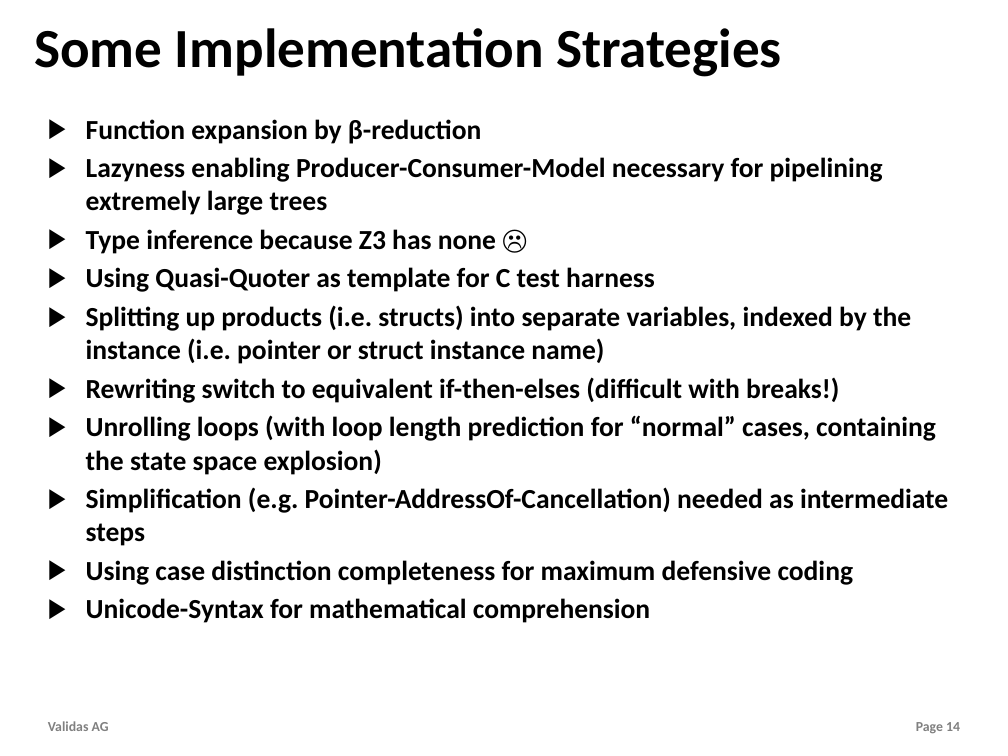
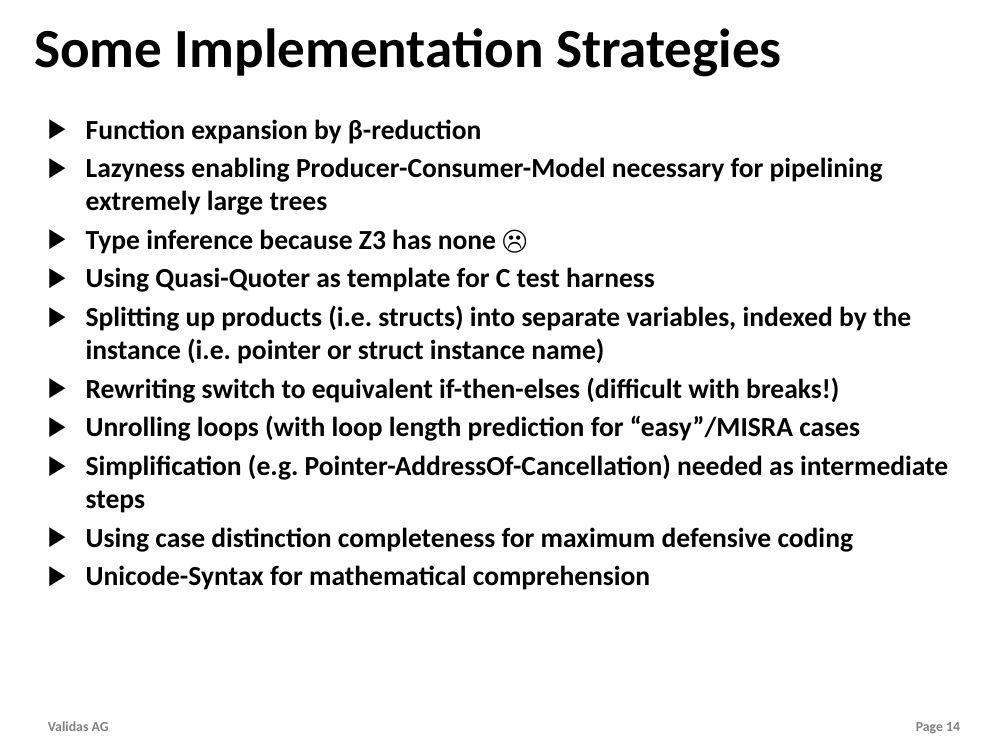
Before and after one commit to theoremprover/tvg, a slide deck: slide 14 of Vortraege/TestVectorGenerator.pptx. Drawn at 1008x756 pixels with LibreOffice and Linux fonts; fonts in the diff are those of the drawing; background and template pictures are left out. Boxes give left, top, right and bottom in pixels: in the first picture for what was removed or moved away, otherwise in the second. Text is boxed around its words. In the diff, an @@ line names an element or a change of style, - is before the commit and + after.

```diff
--- a/Vortraege/TestVectorGenerator.pptx
+++ b/Vortraege/TestVectorGenerator.pptx
@@ text at <box>86,415,860,441</box>: text changed @@
-▶ Unrolling loops (with loop length prediction for “normal” cases, containing the state space explosion)
+▶ Unrolling loops (with loop length prediction for “easy”/MISRA cases
```
Also in this commit, not shown: 2 other slides changed, 1 other file.
